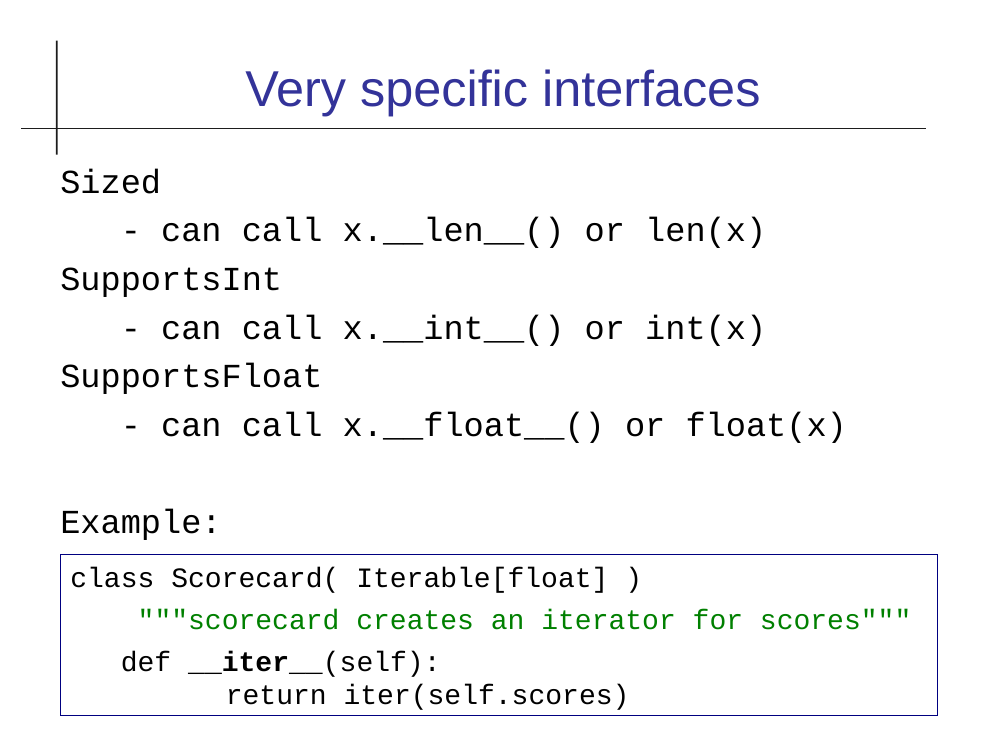
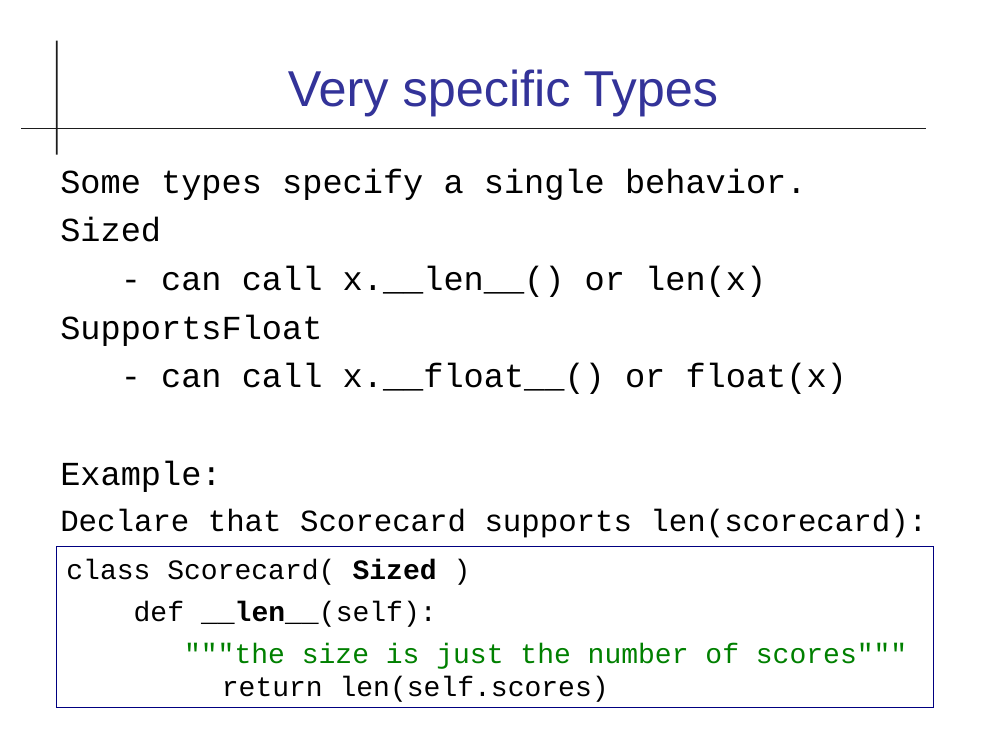
Before and after one commit to cpske/ISP, a slide deck: slide 24 of code-quality/Type-Checking.odp (slide 21 before the commit). Drawn at 1008x756 pixels with LibreOffice and Linux fonts; fonts in the diff are those of the drawing. Boxes give left, top, right and bottom in pixels: in the first picture for what was removed or moved away, otherwise in the second. Text is boxed around its words. In the diff, an @@ line names an element or a change of style, - is before the commit and + after.

Commit message:
update types and type hinting

```diff
--- a/code-quality/Type-Checking.odp
+++ b/code-quality/Type-Checking.odp
@@ title at (288,69,718,116): text changed @@
-Very specific interfaces
+Very specific Types
@@ text at (60,168,807,200): paragraph added @@
+Some types specify a single behavior.
@@ text at (60,267,766,346): paragraphs removed @@
-SupportsInt
-- can call x.__int__() or int(x)
@@ text at (60,509,927,538): paragraph added @@
+Declare that Scorecard supports len(scorecard):
@@ rectangle "class Scorecard( Sized )": place and size @@
-rectangle "class Scorecard( Sized )" at (60,554,937,716)
+rectangle "class Scorecard( Sized )" at (56,546,933,708)
@@ text in rectangle at (66,559,907,702): text changed @@
-class Scorecard( Iterable[float] )
-"""scorecard creates an iterator for scores"""
-def __iter__(self):
-return iter(self.scores)
+class Scorecard( Sized )
+def __len__(self):
+"""the size is just the number of scores"""
+return len(self.scores)
```
Also in this commit, not shown: 12 other slides changed, 5 slides added, 3 other files.
